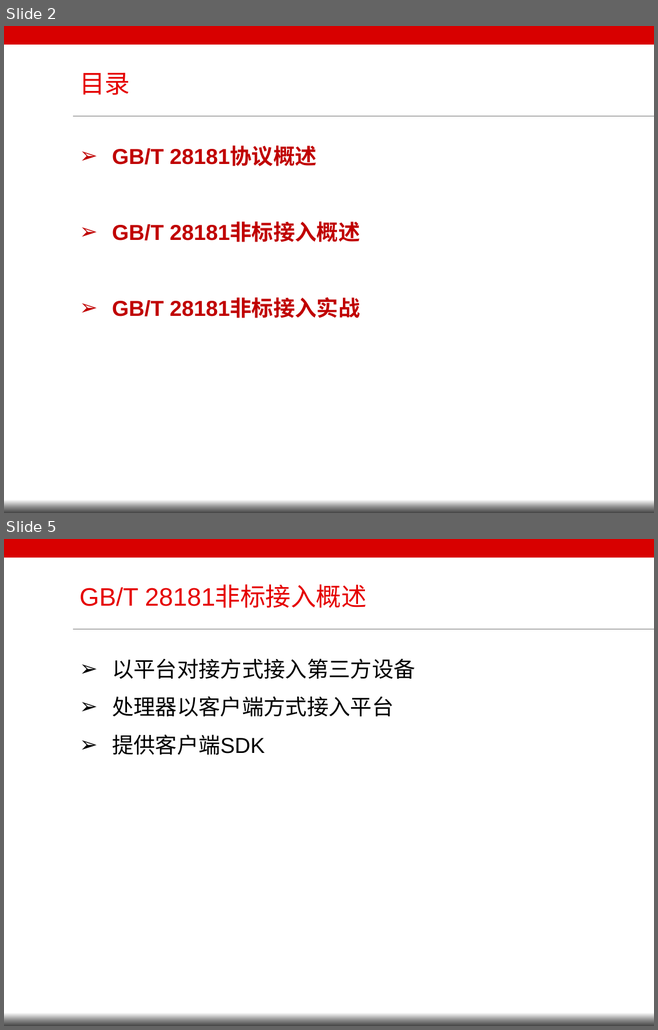
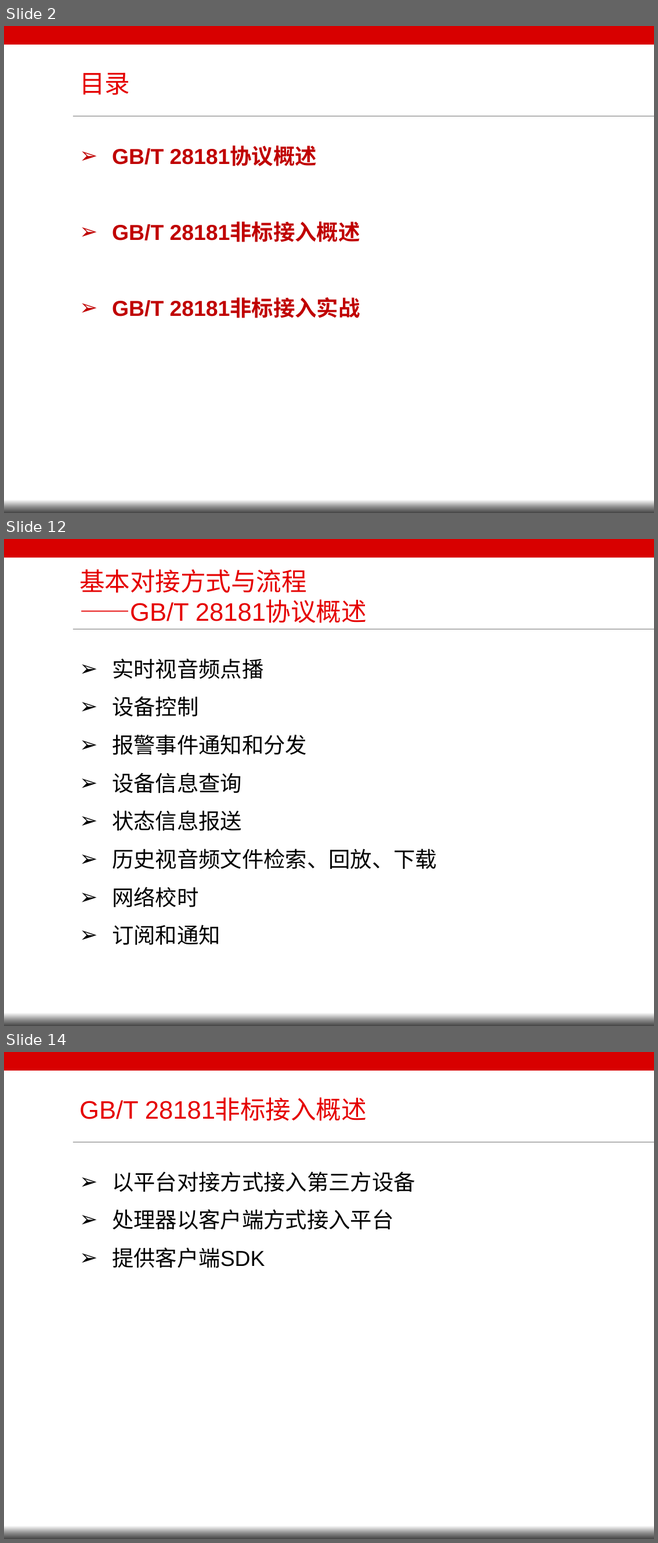
Before and after one commit to ypeng4641/MyMind, a slide deck: 国标简介资料/国标28181简介.pptx. Shown one above the other, each under a label of ours: slides 2 and 5 before the commit, slides 2, 12 and 14 after it; the slides between them are not shown. The pictures are 658x1030 and 658x1543 pixels, drawn with LibreOffice and Linux fonts; fonts in the diff are those of the drawing; background and template pictures are left out. Boxes give left, top, right and bottom in pixels: in the first picture for what was removed or moved away, otherwise in the second. Text is boxed around its words. In the diff, an @@ line names an element or a change of style, - is before the commit and + after.

```diff
--- a/国标简介资料/国标28181简介.pptx
+++ b/国标简介资料/国标28181简介.pptx
@@ slide 12 added at (4, 539, 654, 1026), background #FFFFFF; not listed: 4 template elements that a slide beside it also shows @@
@@ title added at (79, 569, 366, 623), 28 pt, text #E50000 @@
+基本对接方式与流程
+——GB/T 28181协议概述
@@ text added at (112, 658, 437, 945), 24 pt, text #000000 @@
+➢ 实时视音频点播
+➢ 设备控制
+➢ 报警事件通知和分发
+➢ 设备信息查询
+➢ 状态信息报送
+➢ 历史视音频文件检索、回放、下载
+➢ 网络校时
+➢ 订阅和通知
@@ what was slide 5 is now slide 14 @@
```
Also in this commit, not shown: 2 slides changed, 8 other slides added, 6 other files.
